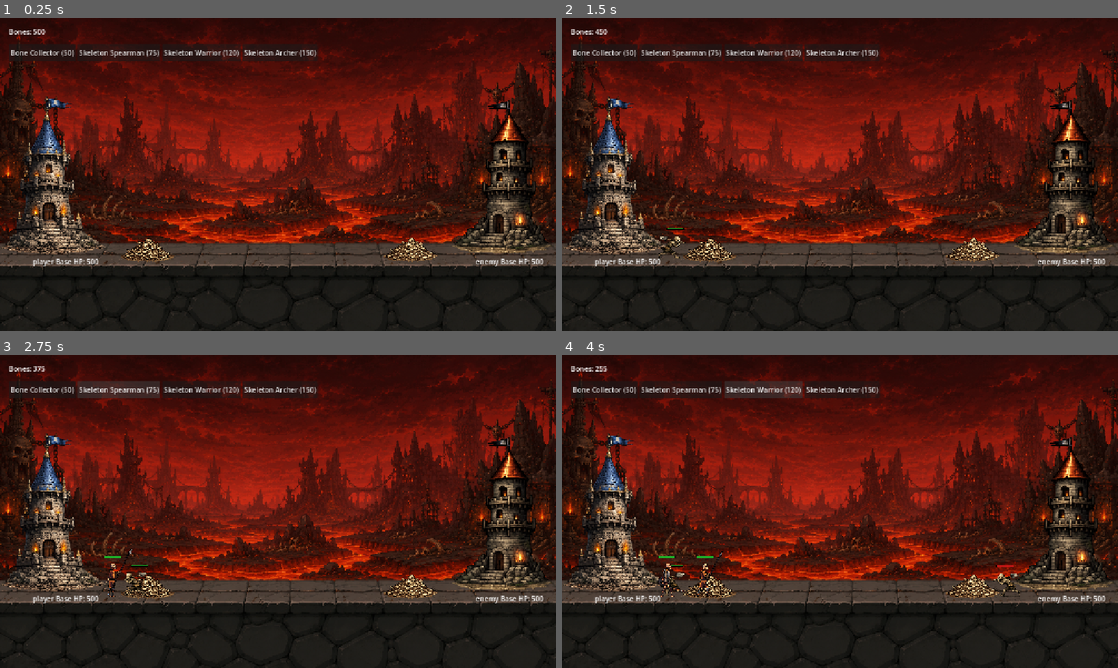
Above: before the commit, frames 1-4 (two rows, left to right).
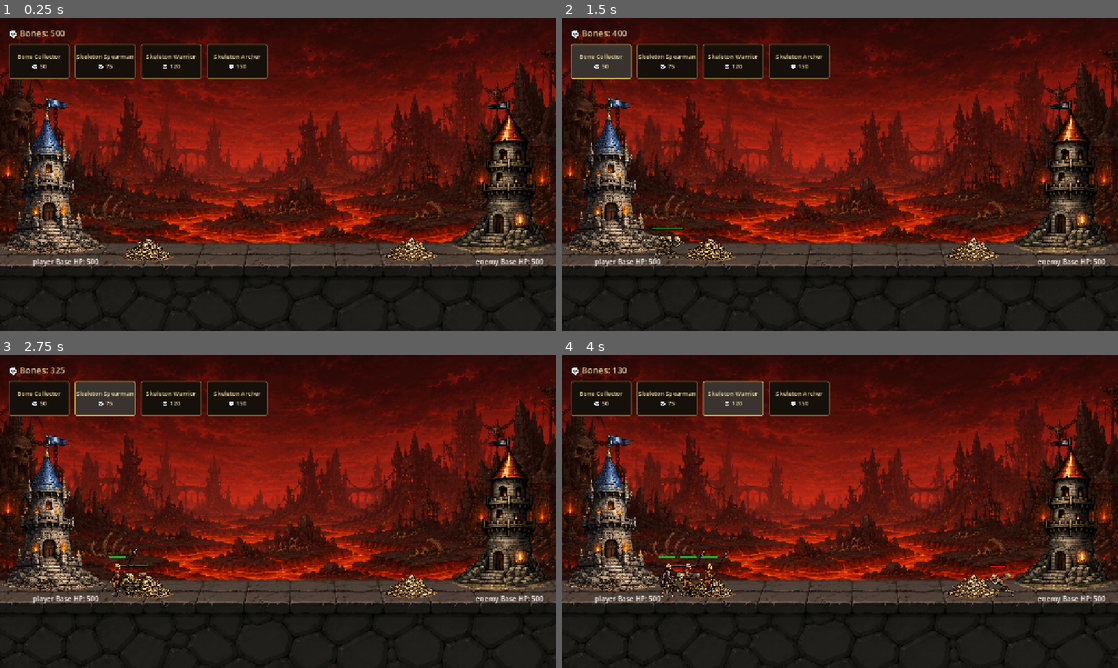
Above: after the commit, the same moments.

Repository: kyledeocades/BoneKingdom
Game: Godot game, scene res://scenes/Main.tscn
Two runs of this game, one before a commit and one after it. Both use one fixed random seed, a clock stepped at 60 frames per second and the inputs below.
Inputs (mouse positions are in pixels of both pictures, inside the frame that each line leads up to):
- Up to frame 1 (0.25 s): no input
- Up to frame 2 (1.5 s): click (606, 52) at 0.5 s, where only the run before the commit has a clickable "Bone Collector (50)"; click (600, 61) at 1.25 s, where only the run after the commit has a clickable "Bone Collector 💀 50"
- Up to frame 3 (2.75 s): click (116, 389) at 2 s, where only the run before the commit has a clickable "Skeleton Spearman (75)"
- Up to frame 4 (4 s): click (667, 398) at 2.75 s, where only the run after the commit has a clickable "Skeleton Spearman 💀 75"; click (762, 389) at 3.5 s, where only the run before the commit has a clickable "Skeleton Warrior (120)"

The runs differ from the first frame. In frame 1, 4.2% of the frame differs, in the area x 1-58%, y 3-20%; in frame 2, 4.8%; in frame 3, 4.6%; in frame 4, 5.2%, in the area x 1-83%, y 3-78%.
Error after the commit: Invalid call. Nonexistent function 'get_unit_cooldown' in base 'Node2D (GameController)'. (res://scripts/ui/UIController.gd:185)

Commit message:
Add files via upload

Diff:
--- a/scripts/ui/UIController.gd
+++ b/scripts/ui/UIController.gd
@@ -4,6 +4,15 @@
 
 class_name UIController
 
+# ── Theme Colors ─────────────────────────────────────────────────────────────
+const C_BONE    := Color("#E8D5A3")
+const C_GOLD    := Color("#C9A84C")
+const C_GOLD_DIM:= Color("#7A6030")
+const C_CRIMSON := Color("#8B1A1A")
+const C_ASH     := Color("#5A4E3A")
+const C_PANEL   := Color("#16100A")
+const C_BG      := Color("#0C0906")
+
 @onready var bones_label = get_node_or_null("../UI/BonesLabel")
 @onready var result_label = get_node_or_null("../UI/ResultLabel")
 @onready var spawn_buttons = get_node_or_null("../UI/SpawnButtons")
@@ -11,6 +20,10 @@
 var _game_state: Node
 var _unit_catalog: Node
 var _event_bus: Node
+var _game_controller: Node
+
+# Track button data for cooldown updates
+var _button_data: Array[Dictionary] = []  # {button: Button, unit_id: String, overlay: ColorRect, label: Label, stats: UnitStats}
 
 func _ready():
 	add_to_group("ui_controller")
@@ -20,6 +33,7 @@
 	_game_state = get_tree().get_first_node_in_group("game_state")
 	_unit_catalog = get_tree().get_first_node_in_group("unit_catalog")
 	_event_bus = get_tree().get_first_node_in_group("game_event_bus")
+	_game_controller = get_tree().get_first_node_in_group("main")
 
 	# Re-resolve node paths since they couldn't resolve in @onready (parent was being initialized)
 	bones_label = get_parent().get_node_or_null("UI/BonesLabel")
@@ -39,6 +53,9 @@
 	_on_bones_changed(_game_state.bones if _game_state else 0)
 	_on_result_changed("", false)
 
+func _process(_delta: float) -> void:
+	_update_button_cooldowns()
+
 ## Build player spawn buttons from catalog
 func build_spawn_buttons(on_spawn_pressed: Callable) -> void:
 	if spawn_buttons == null:
@@ -47,36 +64,141 @@
 	for child in spawn_buttons.get_children():
 		child.queue_free()
 
+	_button_data.clear()
+
 	if _unit_catalog == null:
 		return
 
-	var created_buttons: Array = []
+	spawn_buttons.add_theme_constant_override("separation", 12)
 
 	for stats in _unit_catalog.get_player_spawn_units():
-		var button = Button.new()
-		button.text = "%s (%d)" % [stats.player_name, stats.cost]
-		button.focus_mode = Control.FOCUS_ALL
-		# Prevent directional navigation with arrow keys while keeping tab traversal.
-		button.focus_neighbor_left = NodePath(".")
-		button.focus_neighbor_right = NodePath(".")
-		button.focus_neighbor_top = NodePath(".")
-		button.focus_neighbor_bottom = NodePath(".")
-		button.pressed.connect(on_spawn_pressed.bind(stats.unit_id))
-		spawn_buttons.add_child(button)
-		created_buttons.append(button)
-
-	for i in range(created_buttons.size()):
-		var current = created_buttons[i]
-		var previous = created_buttons[i - 1] if i > 0 else null
-		var next = created_buttons[i + 1] if i + 1 < created_buttons.size() else null
-
-		current.focus_previous = current.get_path_to(previous) if previous != null else NodePath("")
-		current.focus_next = current.get_path_to(next) if next != null else NodePath("")
+		var button_container = _create_stylized_button(stats, on_spawn_pressed)
+		spawn_buttons.add_child(button_container)
+
+func _create_stylized_button(stats, on_spawn_pressed: Callable) -> Control:
+	# Main container for the button
+	var container = MarginContainer.new()
+	container.custom_minimum_size = Vector2(140, 80)
+
+	# The actual button
+	var button = Button.new()
+	button.custom_minimum_size = Vector2(140, 80)
+	button.focus_mode = Control.FOCUS_NONE
+	button.mouse_default_cursor_shape = Control.CURSOR_POINTING_HAND
+
+	# Style the button
+	var normal_style := StyleBoxFlat.new()
+	normal_style.bg_color = C_PANEL
+	normal_style.set_border_width_all(2)
+	normal_style.border_color = C_GOLD_DIM
+	normal_style.set_corner_radius_all(4)
+	button.add_theme_stylebox_override("normal", normal_style)
+
+	var hover_style := StyleBoxFlat.new()
+	hover_style.bg_color = C_PANEL.lightened(0.15)
+	hover_style.set_border_width_all(2)
+	hover_style.border_color = C_GOLD
+	hover_style.set_corner_radius_all(4)
+	button.add_theme_stylebox_override("hover", hover_style)
+
+	var pressed_style := StyleBoxFlat.new()
+	pressed_style.bg_color = C_PANEL.darkened(0.2)
+	pressed_style.set_border_width_all(2)
+	pressed_style.border_color = C_GOLD
+	pressed_style.set_corner_radius_all(4)
+	button.add_theme_stylebox_override("pressed", pressed_style)
+
+	var disabled_style := StyleBoxFlat.new()
+	disabled_style.bg_color = C_PANEL.darkened(0.3)
+	disabled_style.set_border_width_all(2)
+	disabled_style.border_color = C_ASH.darkened(0.3)
+	disabled_style.set_corner_radius_all(4)
+	button.add_theme_stylebox_override("disabled", disabled_style)
+
+	container.add_child(button)
+
+	# Label overlay with unit info
+	var label = Label.new()
+	label.text = stats.player_name + "\n💀 " + str(stats.cost)
+	label.horizontal_alignment = HORIZONTAL_ALIGNMENT_CENTER
+	label.vertical_alignment = VERTICAL_ALIGNMENT_CENTER
+	label.add_theme_font_size_override("font_size", 14)
+	label.add_theme_color_override("font_color", C_BONE)
+	label.add_theme_constant_override("line_spacing", 2)
+	label.mouse_filter = Control.MOUSE_FILTER_IGNORE
+	label.set_anchors_and_offsets_preset(Control.PRESET_FULL_RECT)
+	button.add_child(label)
+
+	# Cooldown overlay (initially hidden)
+	var cooldown_overlay = ColorRect.new()
+	cooldown_overlay.color = Color(0, 0, 0, 0.7)
+	cooldown_overlay.mouse_filter = Control.MOUSE_FILTER_IGNORE
+	cooldown_overlay.set_anchors_and_offsets_preset(Control.PRESET_FULL_RECT)
+	cooldown_overlay.visible = false
+	button.add_child(cooldown_overlay)
+
+	# Cooldown timer text
+	var cooldown_label = Label.new()
+	cooldown_label.horizontal_alignment = HORIZONTAL_ALIGNMENT_CENTER
+	cooldown_label.vertical_alignment = VERTICAL_ALIGNMENT_CENTER
+	cooldown_label.add_theme_font_size_override("font_size", 24)
+	cooldown_label.add_theme_color_override("font_color", C_CRIMSON)
+	cooldown_label.mouse_filter = Control.MOUSE_FILTER_IGNORE
+	cooldown_label.set_anchors_and_offsets_preset(Control.PRESET_FULL_RECT)
+	cooldown_overlay.add_child(cooldown_label)
+
+	# Connect button press
+	button.pressed.connect(on_spawn_pressed.bind(stats.unit_id))
+
+	# Store button data for cooldown tracking
+	_button_data.append({
+		"button": button,
+		"unit_id": stats.unit_id,
+		"overlay": cooldown_overlay,
+		"cooldown_label": cooldown_label,
+		"info_label": label,
+		"stats": stats
+	})
+
+	return container
 
 ## Update bones display
 func _on_bones_changed(new_bones: int) -> void:
 	if bones_label != null:
-		bones_label.text = "Bones: " + str(new_bones)
+		bones_label.text = "💀 Bones: " + str(new_bones)
+		bones_label.add_theme_font_size_override("font_size", 20)
+		bones_label.add_theme_color_override("font_color", C_BONE)
+
+## Update button states based on cooldowns and affordability
+func _update_button_cooldowns() -> void:
+	if _game_controller == null or _game_state == null:
+		return
+
+	for data in _button_data:
+		var button: Button = data.button
+		var unit_id: String = data.unit_id
+		var overlay: ColorRect = data.overlay
+		var cooldown_label: Label = data.cooldown_label
+		var info_label: Label = data.info_label
+		var stats = data.stats
+
+		var cooldown_remaining = _game_controller.get_unit_cooldown(unit_id)
+		var can_afford = _game_state.bones >= stats.cost
+
+		# Update cooldown overlay
+		if cooldown_remaining > 0:
+			overlay.visible = true
+			cooldown_label.text = "%.1f" % cooldown_remaining
+			button.disabled = true
+		else:
+			overlay.visible = false
+			button.disabled = not can_afford
+
+		# Update text color based on affordability
+		if can_afford and cooldown_remaining <= 0:
+			info_label.add_theme_color_override("font_color", C_BONE)
+		else:
+			info_label.add_theme_color_override("font_color", C_ASH)
 
 ## Update result display
 func _on_result_changed(new_text: String, is_visible: bool) -> void:
